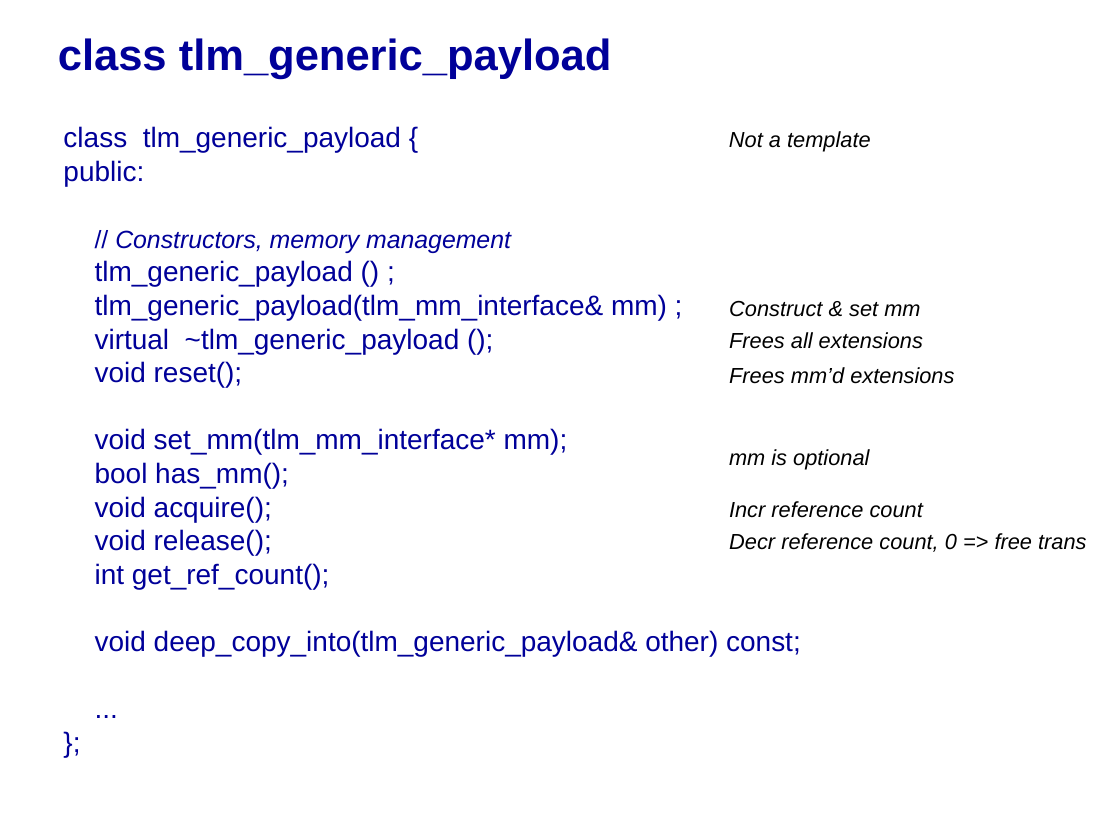
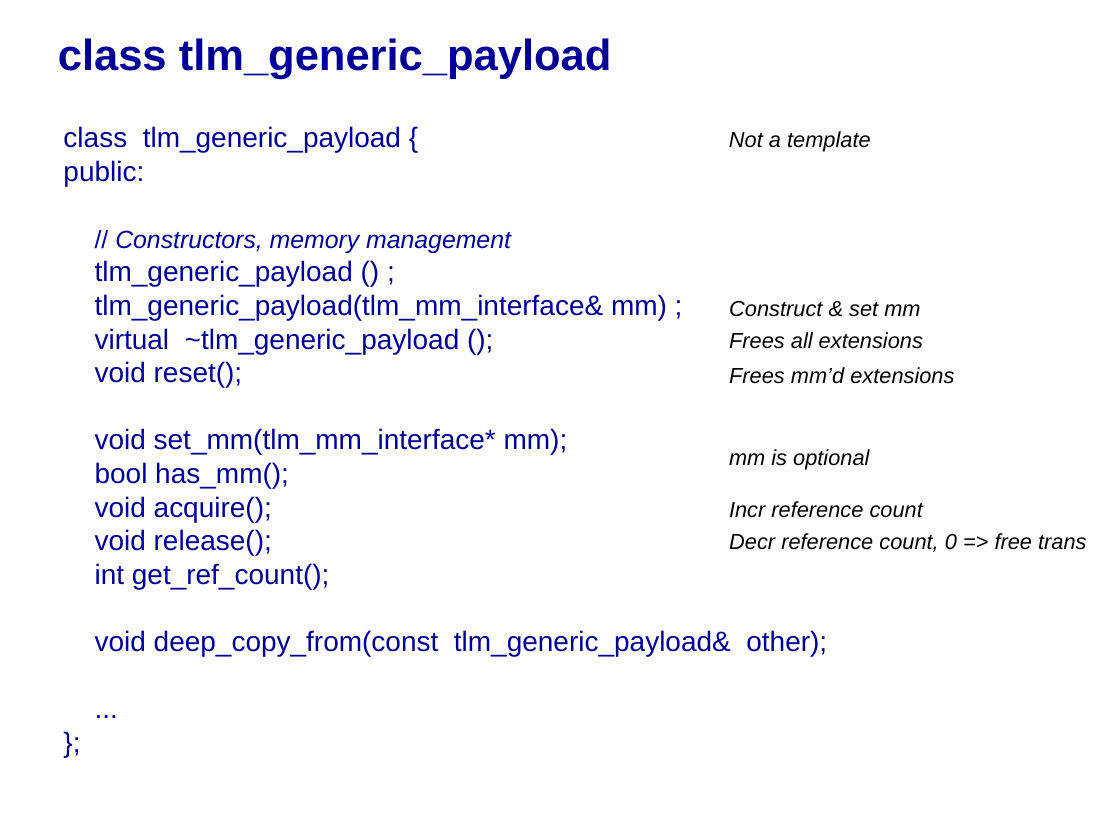
Before and after one commit to accellera-official/systemc, a slide deck: slide 65 of docs/release/TLM_2_0_presentation.ppt. Drawn at 1120x840 pixels with LibreOffice and Linux fonts; fonts in the diff are those of the drawing; background and template pictures are left out. Boxes give left, top, right and bottom in pixels: in the first picture for what was removed or moved away, otherwise in the second. Text is boxed around its words. In the diff, an @@ line names an element or a change of style, - is before the commit and + after.

```diff
--- a/docs/release/TLM_2_0_presentation.ppt
+++ b/docs/release/TLM_2_0_presentation.ppt
@@ text at <box>95,630,827,656</box>: text changed @@
-void deep_copy_into(tlm_generic_payload& other) const;
+void deep_copy_from(const tlm_generic_payload& other);
```
Also in this commit, not shown: 5 other slides changed, 2 other files.
